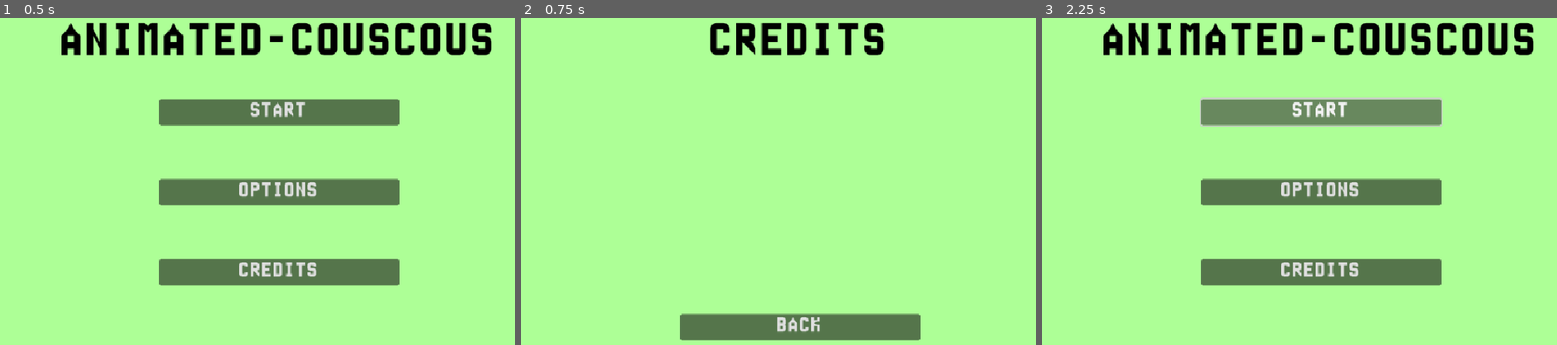
Above: before the commit, frames 1-3 (left to right).
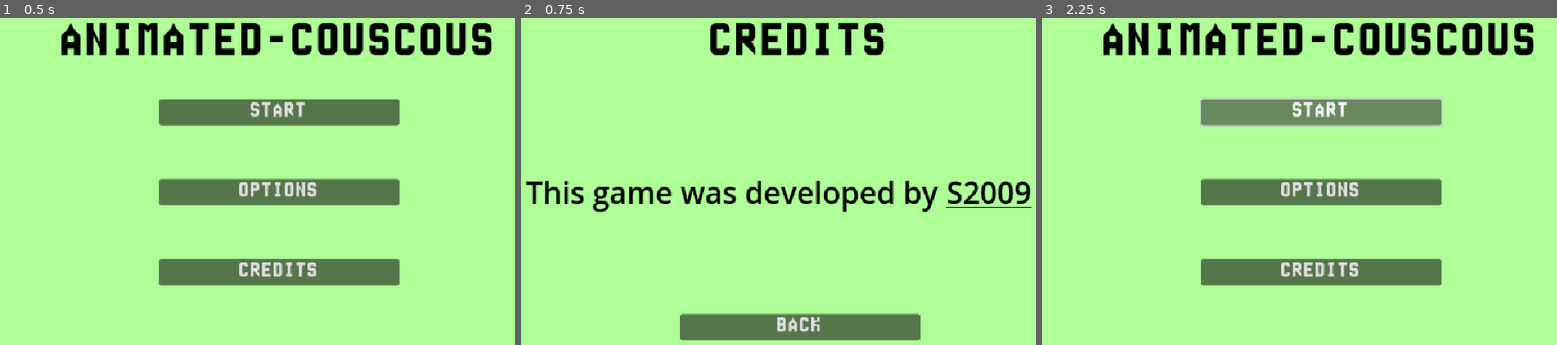
Above: after the commit, the same moments.

Repository: S2009-dev/animated-couscous
Game: Godot game, scene res://objects/menus/title_screen.tscn
Two runs of this game, one before a commit and one after it. Both use one fixed random seed, a clock stepped at 60 frames per second and the inputs below. This scene is started directly instead of the project's main scene.
Inputs:
- Up to frame 1 (0.5 s): no input
- Up to frame 2 (0.75 s): click "CREDITS" at 0.5 s
- Up to frame 3 (2.25 s): click "BACK" at 1.25 s; click "START" at 2 s

Frame 1 is identical in both runs. In frame 2, 3.1% of the frame differs, in the area x 0-100%, y 49-60%; in frame 3, nothing differs.

Commit message:
feat: :construction: add example credits

Diff:
--- a/objects/menus/title_screen.tscn
+++ b/objects/menus/title_screen.tscn
@@ -198,6 +198,52 @@
 scale = Vector2(2, 2)
 value = 50.0
 rounded = true
+
+[node name="CreditsContainer" type="Control" parent="."]
+visible = false
+layout_mode = 1
+anchors_preset = 14
+anchor_top = 0.5
+anchor_right = 1.0
+anchor_bottom = 0.5
+offset_top = -174.0
+offset_bottom = 210.0
+grow_horizontal = 2
+grow_vertical = 2
+
+[node name="Label" type="Label" parent="CreditsContainer"]
+layout_mode = 1
+anchors_preset = 4
+anchor_top = 0.5
+anchor_bottom = 0.5
+offset_left = 41.0
+offset_top = -33.5
+offset_right = 701.0
+offset_bottom = 33.5
+grow_vertical = 2
+theme_override_colors/font_color = Color(0, 0, 0, 1)
+theme_override_font_sizes/font_size = 48
+text = "This game was developed by"
+
+[node name="LinkButton" type="LinkButton" parent="CreditsContainer"]
+layout_mode = 1
+anchors_preset = 6
+anchor_left = 1.0
+anchor_top = 0.5
+anchor_right = 1.0
+anchor_bottom = 0.5
+offset_left = -246.0
+offset_top = -33.5
+offset_right = -110.0
+offset_bottom = 33.5
+grow_horizontal = 0
+grow_vertical = 2
+theme_override_colors/font_color = Color(0, 0, 0, 1)
+theme_override_colors/font_pressed_color = Color(0, 0, 0, 1)
+theme_override_colors/font_hover_color = Color(1, 0, 0, 1)
+theme_override_font_sizes/font_size = 48
+text = "S2009"
+uri = "https://s2009.fr"
 
 [node name="BackBtn" type="Button" parent="."]
 visible = false
--- a/scripts/menus/title_screen.gd
+++ b/scripts/menus/title_screen.gd
@@ -28,13 +28,14 @@
 
 	$Title.text = "CREDITS"
 	$MainContainer.hide()
+	$CreditsContainer.show()
 	$BackBtn.show()
 
 func _on_back_btn_pressed() -> void:
 	if current_menu == "options":
 		$OptionsContainer.hide()
 	elif current_menu == "credits":
-		pass
+		$CreditsContainer.hide()
 
 	current_menu = "main"
 
